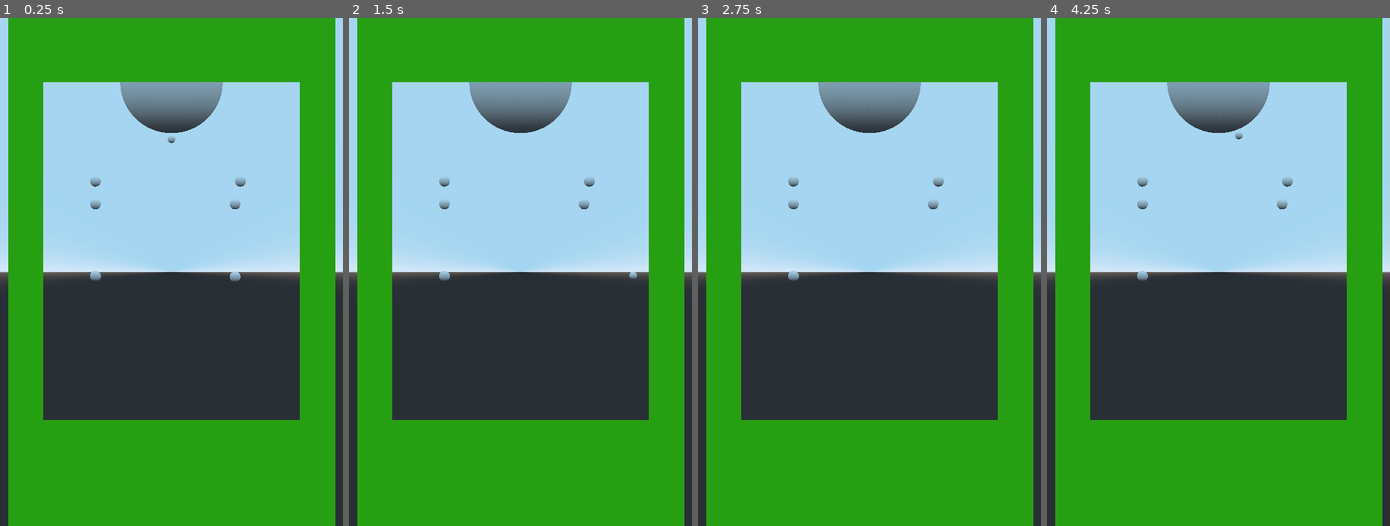
Above: before the commit, frames 1-4 (left to right).
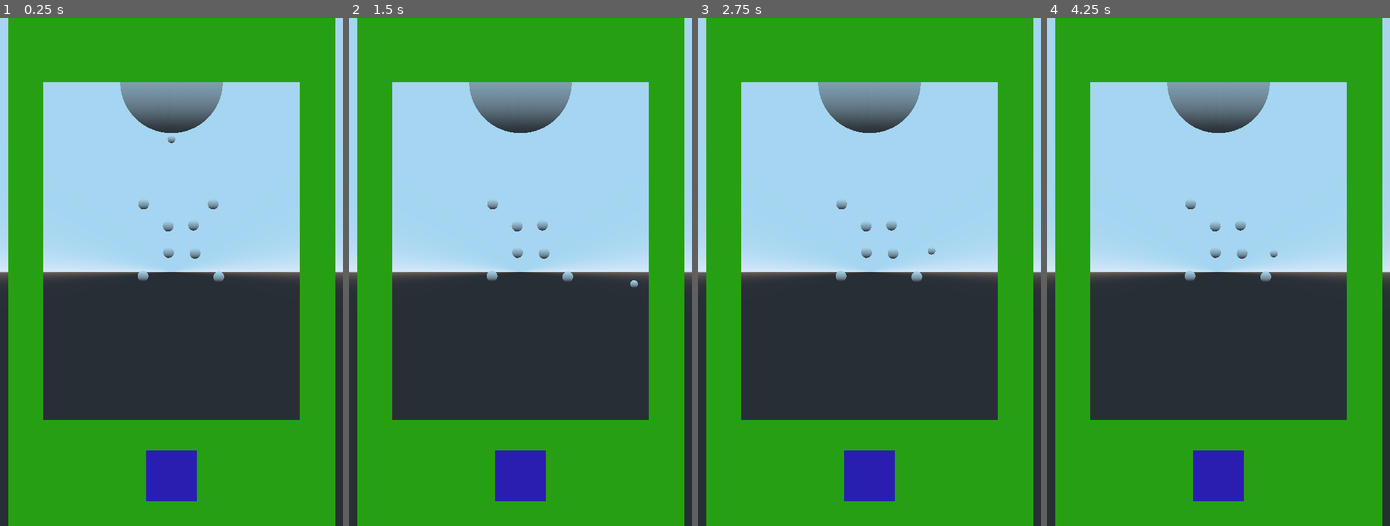
Above: after the commit, the same moments.

Repository: beothorn/librethrow
Game: Godot game, scene res://playStage/PlayStage.tscn
Same seed, same stepped clock (60 frames per second), same inputs: the game is played once before the commit and once after it.
Inputs (mouse positions are in pixels of both pictures, inside the frame that each line leads up to):
- Up to frame 1 (0.25 s): no input
- Up to frame 2 (1.5 s): tap Enter at 0.5 s; move the mouse to (595, 246) at 0.52 s; click (595, 246) at 0.67 s; tap Space at 1.25 s; move the mouse to (451, 297) at 1.27 s; click (451, 297) at 1.42 s
- Up to frame 3 (2.75 s): move the mouse to (903, 160) at 2.02 s; click (903, 160) at 2.17 s
- Up to frame 4 (4.25 s): move the mouse to (1201, 373) at 2.77 s; click (1201, 373) at 2.92 s; move the mouse to (1321, 348) at 3.52 s; click (1321, 348) at 3.67 s

The runs differ from the first frame. In frame 1, 2.1% of the frame differs, in the area x 26-72%, y 31-96%; in frame 2, 2.1%; in frame 3, 2.0%; in frame 4, 2.1%.

Commit message:
Even better rotation

Diff:
--- a/game/playStage/PlayStage.gd
+++ b/game/playStage/PlayStage.gd
@@ -3,6 +3,7 @@
 onready var root = get_node("/root/GameRoom")
 onready var stones = get_node("/root/GameRoom/Stones")
 onready var aim_ball = get_node("/root/GameRoom/Aim_ball")
+onready var stones_rotation = get_node("/root/GameRoom/StonesRotation")
 onready var ball_gen = preload("res://playStage/ThrownBall.tscn")
 
 var throw_force = 8
@@ -43,7 +44,6 @@
 			throwing = true
 		if mouse_click.button_index == BUTTON_LEFT and mouse_click.pressed and !throwing and event.position.y > max_y:
 			initial_x = event.position.x
-			rotating_stones = true
 
 	var mouse_motion = event as InputEventMouseMotion
 	if mouse_motion:
@@ -54,9 +54,6 @@
 			if pos_cursor.y < maximun_aim_angle:
 				aim_ball.translation.x = pos_cursor.x
 				aim_ball.translation.y = pos_cursor.y
-		else:
-			if rotating_stones:
-				stones.rotate(y_axis, (event.position.x - initial_x)/10000)
 
 func _on_ball_hit(obj, ball):
 	if obj.is_in_group("Stone"):
@@ -72,6 +69,23 @@
 		throwing = false
 		aim_ball.translation.z = 0
 		if should_restart:
+			stones_rotation.translation.x = 0
 			for stone in stones.get_children():
-				stone.translation.z = 0
+				stone.reset()
 			should_restart = false
+
+
+func _on_StonesRotation_input_event(camera, event, click_position, click_normal, shape_idx):
+	var mouse_click = event as InputEventMouseButton
+	if mouse_click:
+		if mouse_click.button_index == BUTTON_LEFT and !mouse_click.pressed and !throwing:
+			rotating_stones = false
+		if mouse_click.button_index == BUTTON_LEFT and mouse_click.pressed and !throwing and event.position.y > max_y:
+			rotating_stones = true
+
+	var mouse_motion = event as InputEventMouseMotion
+	if mouse_motion and rotating_stones:
+		var pos = get_node("Camera").project_ray_origin(event.position)
+		if event.position.y > max_y:
+			stones_rotation.translation.x = pos.x
+			stones.set_stones_rotation(stones_rotation.translation.x)
--- a/game/playStage/PlayStage.tscn
+++ b/game/playStage/PlayStage.tscn
@@ -46,11 +46,19 @@
 radius = 0.15
 height = 0.3
 
+[sub_resource type="SpatialMaterial" id=14]
+albedo_color = Color( 0.345098, 0.160784, 1, 1 )
+
+[sub_resource type="CubeMesh" id=15]
+material = SubResource( 14 )
+
+[sub_resource type="BoxShape" id=16]
+
 [node name="GameRoom" type="Spatial"]
 script = ExtResource( 1 )
 
 [node name="Camera" type="Camera" parent="."]
-transform = Transform( 1, 0, 0, 0, 1, 0, 0, 0, 1, 0, -7.379, 6.43831 )
+transform = Transform( 1, 0, 0, 0, 1, 0, 0, 0, 1, 0, -7.379, 15.5369 )
 projection = 1
 size = 19.8
 
@@ -96,92 +104,86 @@
 [node name="Stone" type="StaticBody" parent="Stones" groups=[
 "Stone",
 ]]
+transform = Transform( 1, 0, 0, 0, 1, 0, 0, 0, 1, -1.11078, -7.53755, -1.44257 )
+script = ExtResource( 3 )
+
+[node name="StoneMesh" type="CSGMesh" parent="Stones/Stone"]
+mesh = SubResource( 8 )
+
+[node name="CollisionShape" type="CollisionShape" parent="Stones/Stone"]
+transform = Transform( 1, 0, 0, 0, -4.37114e-08, -1, 0, 1, -4.37114e-08, 0, 0, 0 )
+shape = SubResource( 10 )
+
+[node name="Stone6" type="StaticBody" parent="Stones" groups=[
+"Stone",
+]]
+transform = Transform( 1, 0, 0, 0, 1, 0, 0, 0, 1, -0.11503, -6.6184, 1.40362 )
+script = ExtResource( 3 )
+
+[node name="StoneMesh" type="CSGMesh" parent="Stones/Stone6"]
+mesh = SubResource( 8 )
+
+[node name="CollisionShape" type="CollisionShape" parent="Stones/Stone6"]
+transform = Transform( 1, 0, 0, 0, -4.37114e-08, -1, 0, 1, -4.37114e-08, 0, 0, 0 )
+shape = SubResource( 10 )
+
+[node name="Stone7" type="StaticBody" parent="Stones" groups=[
+"Stone",
+]]
+transform = Transform( 1, 0, 0, 0, 1, 0, 0, 0, 1, -0.1278, -5.59094, 1.50576 )
+script = ExtResource( 3 )
+
+[node name="StoneMesh" type="CSGMesh" parent="Stones/Stone7"]
+mesh = SubResource( 8 )
+
+[node name="CollisionShape" type="CollisionShape" parent="Stones/Stone7"]
+transform = Transform( 1, 0, 0, 0, -4.37114e-08, -1, 0, 1, -4.37114e-08, 0, 0, 0 )
+shape = SubResource( 10 )
+
+[node name="Stone8" type="StaticBody" parent="Stones" groups=[
+"Stone",
+]]
+transform = Transform( 1, 0, 0, 0, 1, 0, 0, 0, 1, 0.858328, -5.55264, 1.53129 )
+script = ExtResource( 3 )
+
+[node name="StoneMesh" type="CSGMesh" parent="Stones/Stone8"]
+mesh = SubResource( 8 )
+
+[node name="CollisionShape" type="CollisionShape" parent="Stones/Stone8"]
+transform = Transform( 1, 0, 0, 0, -4.37114e-08, -1, 0, 1, -4.37114e-08, 0, 0, 0 )
+shape = SubResource( 10 )
+
+[node name="Stone2" type="StaticBody" parent="Stones" groups=[
+"Stone",
+]]
+transform = Transform( 1, 0, 0, 0, 1, 0, 0, 0, 1, -1.08525, -4.72878, -1.35321 )
+script = ExtResource( 3 )
+
+[node name="StoneMesh" type="CSGMesh" parent="Stones/Stone2"]
+mesh = SubResource( 8 )
+
+[node name="CollisionShape" type="CollisionShape" parent="Stones/Stone2"]
+transform = Transform( 1, 0, 0, 0, -4.37114e-08, -1, 0, 1, -4.37114e-08, 0, 0, 0 )
+shape = SubResource( 10 )
+
+[node name="Stone3" type="StaticBody" parent="Stones" groups=[
+"Stone",
+]]
+transform = Transform( 1, 0, 0, 0, 1, 0, 0, 0, 1, 1.62379, -4.72878, -1.37874 )
+script = ExtResource( 3 )
+
+[node name="StoneMesh" type="CSGMesh" parent="Stones/Stone3"]
+mesh = SubResource( 8 )
+
+[node name="CollisionShape" type="CollisionShape" parent="Stones/Stone3"]
+transform = Transform( 1, 0, 0, 0, -4.37114e-08, -1, 0, 1, -4.37114e-08, 0, 0, 0 )
+shape = SubResource( 10 )
+
+[node name="Stone4" type="StaticBody" parent="Stones" groups=[
+"Stone",
+]]
 editor/display_folded = true
-transform = Transform( 1, 0, 0, 0, 1, 0, 0, 0, 1, -2.96187, -7.53755, 0 )
-script = ExtResource( 3 )
-
-[node name="StoneMesh" type="CSGMesh" parent="Stones/Stone"]
-mesh = SubResource( 8 )
-
-[node name="CollisionShape" type="CollisionShape" parent="Stones/Stone"]
-transform = Transform( 1, 0, 0, 0, -4.37114e-08, -1, 0, 1, -4.37114e-08, 0, 0, 0 )
-shape = SubResource( 10 )
-
-[node name="Stone6" type="StaticBody" parent="Stones" groups=[
-"Stone",
-]]
-editor/display_folded = true
-transform = Transform( 1, 0, 0, 0, 1, 0, 0, 0, 1, -2.96187, -7.53755, 4.1228 )
-script = ExtResource( 3 )
-
-[node name="StoneMesh" type="CSGMesh" parent="Stones/Stone6"]
-mesh = SubResource( 8 )
-
-[node name="CollisionShape" type="CollisionShape" parent="Stones/Stone6"]
-transform = Transform( 1, 0, 0, 0, -4.37114e-08, -1, 0, 1, -4.37114e-08, 0, 0, 0 )
-shape = SubResource( 10 )
-
-[node name="Stone7" type="StaticBody" parent="Stones" groups=[
-"Stone",
-]]
-editor/display_folded = true
-transform = Transform( 1, 0, 0, 0, 1, 0, 0, 0, 1, -2.96187, -3.84199, 4.1228 )
-script = ExtResource( 3 )
-
-[node name="StoneMesh" type="CSGMesh" parent="Stones/Stone7"]
-mesh = SubResource( 8 )
-
-[node name="CollisionShape" type="CollisionShape" parent="Stones/Stone7"]
-transform = Transform( 1, 0, 0, 0, -4.37114e-08, -1, 0, 1, -4.37114e-08, 0, 0, 0 )
-shape = SubResource( 10 )
-
-[node name="Stone8" type="StaticBody" parent="Stones" groups=[
-"Stone",
-]]
-editor/display_folded = true
-transform = Transform( 1, 0, 0, 0, 1, 0, 0, 0, 1, 2.68388, -3.84199, 4.1228 )
-script = ExtResource( 3 )
-
-[node name="StoneMesh" type="CSGMesh" parent="Stones/Stone8"]
-mesh = SubResource( 8 )
-
-[node name="CollisionShape" type="CollisionShape" parent="Stones/Stone8"]
-transform = Transform( 1, 0, 0, 0, -4.37114e-08, -1, 0, 1, -4.37114e-08, 0, 0, 0 )
-shape = SubResource( 10 )
-
-[node name="Stone2" type="StaticBody" parent="Stones" groups=[
-"Stone",
-]]
-editor/display_folded = true
-transform = Transform( 1, 0, 0, 0, 1, 0, 0, 0, 1, -2.96187, -4.72878, 0 )
-script = ExtResource( 3 )
-
-[node name="StoneMesh" type="CSGMesh" parent="Stones/Stone2"]
-mesh = SubResource( 8 )
-
-[node name="CollisionShape" type="CollisionShape" parent="Stones/Stone2"]
-transform = Transform( 1, 0, 0, 0, -4.37114e-08, -1, 0, 1, -4.37114e-08, 0, 0, 0 )
-shape = SubResource( 10 )
-
-[node name="Stone3" type="StaticBody" parent="Stones" groups=[
-"Stone",
-]]
-editor/display_folded = true
-transform = Transform( 1, 0, 0, 0, 1, 0, 0, 0, 1, 2.47911, -4.72878, 0 )
-script = ExtResource( 3 )
-
-[node name="StoneMesh" type="CSGMesh" parent="Stones/Stone3"]
-mesh = SubResource( 8 )
-
-[node name="CollisionShape" type="CollisionShape" parent="Stones/Stone3"]
-transform = Transform( 1, 0, 0, 0, -4.37114e-08, -1, 0, 1, -4.37114e-08, 0, 0, 0 )
-shape = SubResource( 10 )
-
-[node name="Stone4" type="StaticBody" parent="Stones" groups=[
-"Stone",
-]]
-editor/display_folded = true
-transform = Transform( 1, 0, 0, 0, 1, 0, 0, 0, 1, 2.47911, -7.56965, 0 )
+transform = Transform( 1, 0, 0, 0, 1, 0, 0, 0, 1, 1.84081, -7.56965, -1.4298 )
 script = ExtResource( 3 )
 
 [node name="StoneMesh" type="CSGMesh" parent="Stones/Stone4"]
@@ -194,8 +196,7 @@
 [node name="Stone5" type="StaticBody" parent="Stones" groups=[
 "Stone",
 ]]
-editor/display_folded = true
-transform = Transform( 1, 0, 0, 0, 1, 0, 0, 0, 1, 2.47911, -7.56965, 2.63224 )
+transform = Transform( 1, 0, 0, 0, 1, 0, 0, 0, 1, 0.921646, -6.6505, 1.41946 )
 script = ExtResource( 3 )
 
 [node name="StoneMesh" type="CSGMesh" parent="Stones/Stone5"]
@@ -220,3 +221,13 @@
 
 [node name="Position3D" type="Position3D" parent="."]
 transform = Transform( 1, 0, 0, 0, 1, 0, 0, 0, 1, 0, -13.1327, 0 )
+
+[node name="StonesRotation" type="StaticBody" parent="."]
+transform = Transform( 1, 0, 0, 0, 1, 0, 0, 0, 1, 0, -15.3214, 4.47858 )
+
+[node name="CSGMesh" type="CSGMesh" parent="StonesRotation"]
+mesh = SubResource( 15 )
+
+[node name="CollisionShape" type="CollisionShape" parent="StonesRotation"]
+shape = SubResource( 16 )
+[connection signal="input_event" from="StonesRotation" to="." method="_on_StonesRotation_input_event"]
--- a/game/playStage/Stone.gd
+++ b/game/playStage/Stone.gd
@@ -1,10 +1,15 @@
 extends StaticBody
 
 onready var collisionShape = get_node("CollisionShape")
-onready var cg = get_node("CSGMesh")
 onready var stone = get_node("StoneMesh")
+var original_position
 
 func _ready():
+	original_position = translation
+	project_collision_shadow()
+
+func reset():
+	translation = original_position
 	project_collision_shadow()
 
 func flat():
--- a/game/playStage/Stones.gd
+++ b/game/playStage/Stones.gd
@@ -1,6 +1,6 @@
 extends Spatial
 
-func rotate(axis:Vector3, angle:float ):
-	.rotate(axis, angle)
+func set_stones_rotation( angle:float ):
+	rotation.y = angle
 	for stone in get_children():
 		stone.project_collision_shadow()
--- a/game/playStage/ThrownBall.tscn
+++ b/game/playStage/ThrownBall.tscn
@@ -13,6 +13,7 @@
 height = 0.3
 
 [sub_resource type="SphereShape" id=4]
+margin = 0.001
 radius = 0.15
 
 [node name="Ball" type="RigidBody"]
Not shown: 1 places in game/playStage/PlayStage.tscn that only renumber resources
